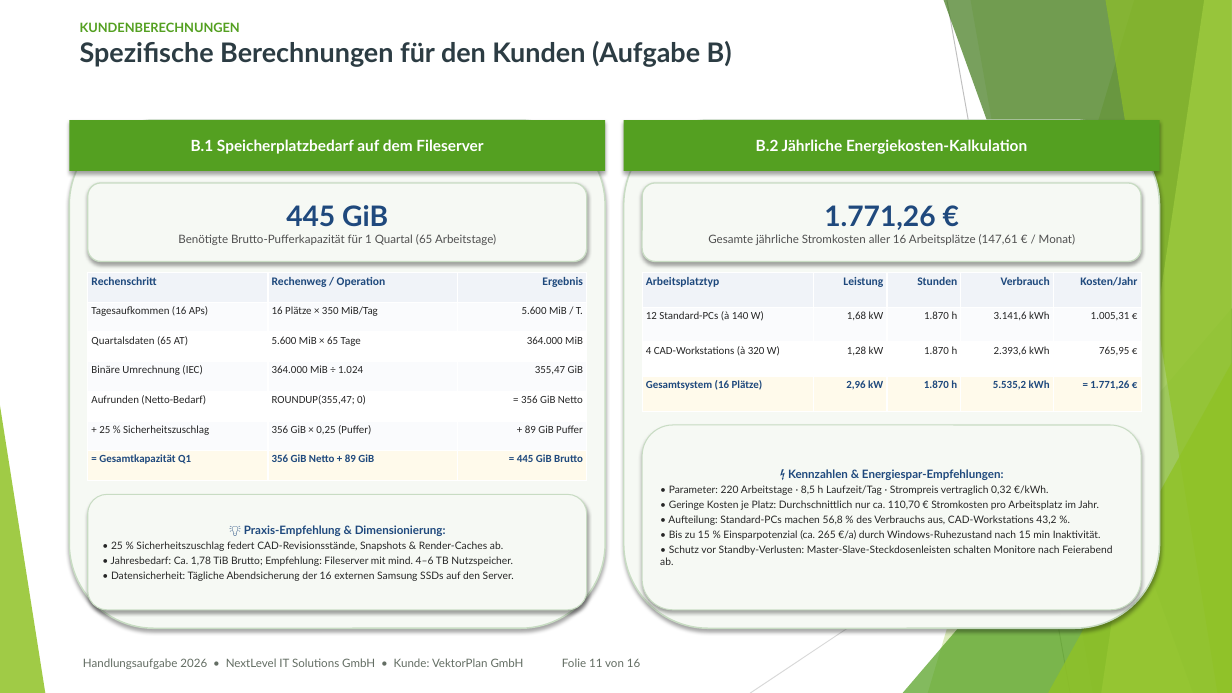
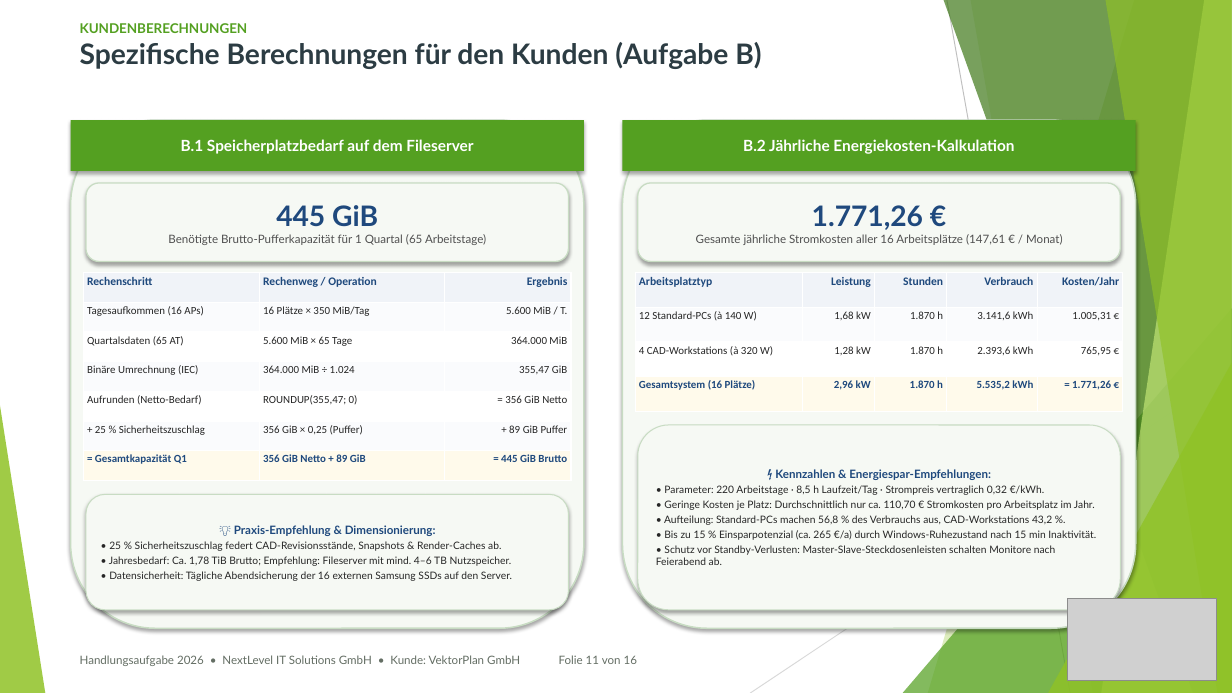
Before and after one commit to kluthjan/projekt_handlungsaufgabe, a slide deck: slide 11 of docs/08_Projektabschluss/Abschlusspraesentation.pptx. Drawn at 1232x693 pixels with LibreOffice and Linux fonts; fonts in the diff are those of the drawing; grey boxes stand for pictures. Boxes give left, top, right and bottom in pixels: in the first picture for what was removed or moved away, otherwise in the second. Text is boxed around its words. In the diff, an @@ line names an element or a change of style, - is before the commit and + after.

Commit message:
Praesentation optimiert: Widescreen-Layout vollstndig ausgenutzt, NextLevel-Logo mit transparentem Hintergrund vergroessert auf allen 16 Folien platziert, Hardware-Badges und PSP korrigiert

```diff
--- a/docs/08_Projektabschluss/Abschlusspraesentation.pptx
+++ b/docs/08_Projektabschluss/Abschlusspraesentation.pptx
@@ text "KUNDENBERECHNUNGEN" at [80, 23, 761, 69]: size 10 to 10.5 pt in "KUNDENBERECHNUNGEN"; size 21 to 22 pt in "Spezifische Berechnungen für den Kunden (Aufgabe B)" @@
@@ rectangle "B.1 Speicherplatzbedarf auf dem Fileserver": place and size @@
-rectangle "B.1 Speicherplatzbedarf auf dem Fileserver" at [69, 120, 605, 171]
+rectangle "B.1 Speicherplatzbedarf auf dem Fileserver" at [70, 120, 584, 171]
@@ rounded rectangle: place and size @@
-rounded rectangle at [69, 120, 605, 628]
+rounded rectangle at [70, 120, 584, 628]
@@ rectangle "B.2 Jährliche Energiekosten-Kalkulation": place and size @@
-rectangle "B.2 Jährliche Energiekosten-Kalkulation" at [624, 120, 1160, 171]
+rectangle "B.2 Jährliche Energiekosten-Kalkulation" at [623, 120, 1137, 171]
@@ rounded rectangle: place and size @@
-rounded rectangle at [624, 120, 1160, 628]
+rounded rectangle at [623, 120, 1137, 628]
@@ rounded rectangle "445 GiB": place and size @@
-rounded rectangle "445 GiB" at [88, 183, 587, 262]
+rounded rectangle "445 GiB" at [86, 183, 568, 262]
@@ rounded rectangle "1.771,26 €": place and size @@
-rounded rectangle "1.771,26 €" at [642, 183, 1141, 262]
+rounded rectangle "1.771,26 €" at [638, 183, 1120, 262]
@@ table: place and size @@
-table at [88, 273, 587, 481]
+table at [83, 273, 571, 481]
@@ table: place and size @@
-table at [642, 273, 1141, 411]
+table at [636, 273, 1124, 411]
@@ rounded rectangle "⚡ Kennzahlen & Energiespar-Empfehlungen:": place and size @@
-rounded rectangle "⚡ Kennzahlen & Energiespar-Empfehlungen:" at [642, 425, 1141, 610]
+rounded rectangle "⚡ Kennzahlen & Energiespar-Empfehlungen:" at [638, 425, 1120, 610]
@@ rounded rectangle "💡 Praxis-Empfehlung & Dimensionierung:": place and size @@
-rounded rectangle "💡 Praxis-Empfehlung & Dimensionierung:" at [88, 494, 587, 610]
+rounded rectangle "💡 Praxis-Empfehlung & Dimensionierung:" at [86, 494, 568, 610]
@@ picture added at [1068, 598, 1217, 680] @@
```
Also in this commit, not shown: 15 other slides changed, 1 other file.
